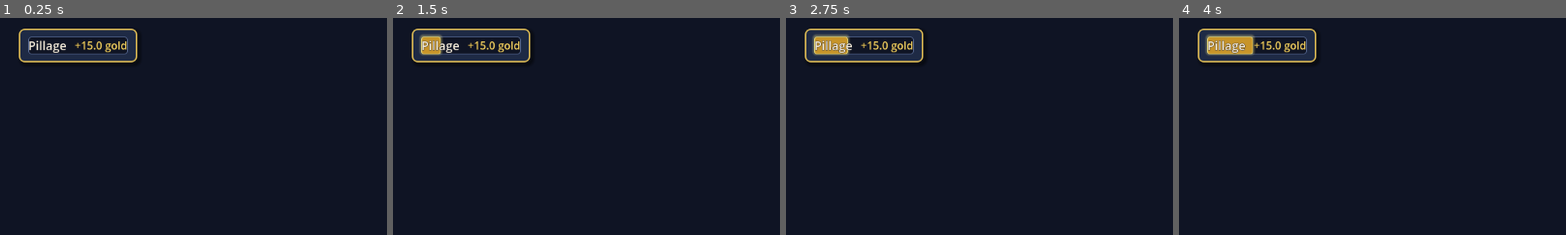
Above: before the commit, frames 1-4 (left to right).
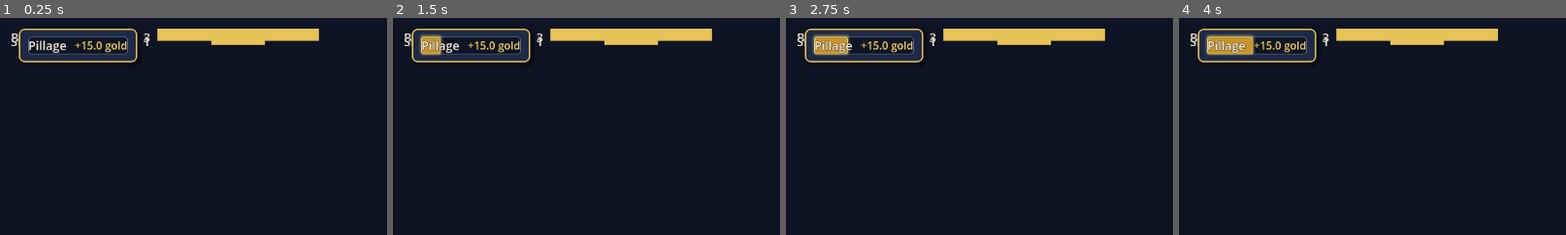
Above: after the commit, the same moments.

Repository: drahosh/join-my-horde
Game: Godot game, scene res://Ui/main.tscn
The game is run twice, just before and just after one commit, with the same random seed, the same clock (stepped at 60 frames per second) and the same inputs.
Inputs (mouse positions are % of the whole screen's width and height, from its top left):
- Up to frame 1 (0.25 s): no input
- Up to frame 2 (1.5 s): tap Enter at 0.5 s; move the mouse to (72, 45) at 0.52 s; click (72, 45) at 0.67 s; tap Space at 1.25 s; move the mouse to (30, 55) at 1.27 s; click (30, 55) at 1.42 s
- Up to frame 3 (2.75 s): tap Enter at 2 s; move the mouse to (60, 28) at 2.02 s; click (60, 28) at 2.17 s
- Up to frame 4 (4 s): move the mouse to (45, 70) at 2.77 s; click (45, 70) at 2.92 s; tap Space at 3.5 s; move the mouse to (80, 65) at 3.52 s; click (80, 65) at 3.67 s
The pictures show only the part of the screen within x 0-50%, y 0-50%; the shares and areas given below are measured in that part.

The runs differ from the first frame. In frame 1, 2.8% of the frame differs, in the area x 2-83%, y 4-13%; in frame 2, 2.8%; in frame 3, 2.8%; in frame 4, 2.8%.

Commit message:
local unuploaded data
adding old wip

Diff:
--- a/Data/hun_pyramid.gd
+++ b/Data/hun_pyramid.gd
@@ -20,6 +20,18 @@
 	if rank < 0 or rank >= _counts.size():
 		return 0
 	return _counts[rank]
+
+
+func rank_count() -> int:
+	return _counts.size()
+
+
+func max_count() -> int:
+	var m := 0
+	for c in _counts:
+		if c > m:
+			m = c
+	return m
 
 
 func total_huns() -> int:
--- /dev/null
+++ b/Ui/Huns/hun_pyramid_view.gd
@@ -0,0 +1,40 @@
+extends VBoxContainer
+
+const _RowScene: PackedScene = preload("res://Ui/Huns/hun_rank_row.tscn")
+
+@export var show_zero_ranks: bool = false
+
+var _rows: Array[Control] = []
+var _last_rank_count: int = -1
+
+
+func _ready() -> void:
+	_rebuild()
+
+
+func _process(_delta: float) -> void:
+	if Resources.huns.rank_count() != _last_rank_count:
+		_rebuild()
+	_update_rows()
+
+
+func _rebuild() -> void:
+	for c in get_children():
+		c.free()
+	_rows.clear()
+	_last_rank_count = Resources.huns.rank_count()
+
+	# Always show at least rank 0 row if we have no ranks yet.
+	var rank_count := maxi(1, _last_rank_count)
+	for rank in range(rank_count):
+		var row: Control = _RowScene.instantiate()
+		add_child(row)
+		_rows.append(row)
+
+
+func _update_rows() -> void:
+	var max_pop := maxi(1, Resources.huns.max_count())
+	for rank in range(_rows.size()):
+		var value := Resources.huns.count_at(rank)
+		_rows[rank].visible = show_zero_ranks or value > 0 or rank == 0
+		_rows[rank].set_data(rank, value, max_pop)
--- /dev/null
+++ b/Ui/Huns/hun_pyramid_view.tscn
@@ -0,0 +1,9 @@
+[gd_scene load_steps=2 format=3 uid="uid://c6h1pyrview"]
+
+[ext_resource type="Script" path="res://Ui/Huns/hun_pyramid_view.gd" id="1_script"]
+
+[node name="HunPyramidView" type="VBoxContainer"]
+layout_mode = 2
+size_flags_horizontal = 3
+theme_override_constants/separation = 6
+script = ExtResource("1_script")
--- /dev/null
+++ b/Ui/Huns/hun_rank_row.gd
@@ -0,0 +1,46 @@
+extends Control
+
+@onready var _tier: Label = $HBox/Tier
+@onready var _count: Label = $HBox/Count
+@onready var _bar_area: Control = $HBox/BarArea
+@onready var _bar: ColorRect = $HBox/BarArea/Bar
+
+var _rank: int = 0
+var _value: int = 0
+var _max_value: int = 1
+
+
+func set_data(rank: int, value: int, max_value: int) -> void:
+	_rank = rank
+	_value = value
+	_max_value = maxi(1, max_value)
+	_tier.text = _rank_badge(rank)
+	_count.text = str(value)
+	_update_bar()
+
+
+func _process(_delta: float) -> void:
+	_update_bar()
+
+
+func _update_bar() -> void:
+	var area_w := _bar_area.size.x
+	if area_w <= 0.0:
+		return
+	var fraction := float(_value) / float(_max_value)
+	var w := area_w * clampf(fraction, 0.0, 1.0)
+	_bar.position.x = (area_w - w) * 0.5
+	_bar.size.x = w
+
+
+func _rank_badge(rank: int) -> String:
+	# MLM-ish “tier” names. Keep as text until you have real textures.
+	match rank:
+		0: return "Bronze"
+		1: return "Silver"
+		2: return "Gold"
+		3: return "Platinum"
+		4: return "Diamond ◆"
+		5: return "Double Diamond ◆◆"
+		6: return "Triple Diamond ◆◆◆"
+		_: return "Elite ◆×%d" % (rank - 3)
--- /dev/null
+++ b/Ui/Huns/hun_rank_row.tscn
@@ -0,0 +1,35 @@
+[gd_scene load_steps=2 format=3 uid="uid://d4m7v4y1hunsrow"]
+
+[ext_resource type="Script" path="res://Ui/Huns/hun_rank_row.gd" id="1_script"]
+
+[node name="HunRankRow" type="Control"]
+layout_mode = 2
+size_flags_horizontal = 3
+script = ExtResource("1_script")
+
+[node name="HBox" type="HBoxContainer" parent="."]
+layout_mode = 2
+size_flags_horizontal = 3
+theme_override_constants/separation = 10
+
+[node name="Tier" type="Label" parent="HBox"]
+layout_mode = 2
+size_flags_horizontal = 0
+custom_minimum_size = Vector2(150, 0)
+text = "Bronze"
+
+[node name="Count" type="Label" parent="HBox"]
+layout_mode = 2
+horizontal_alignment = 2
+custom_minimum_size = Vector2(48, 0)
+text = "0"
+
+[node name="BarArea" type="Control" parent="HBox"]
+layout_mode = 2
+size_flags_horizontal = 3
+custom_minimum_size = Vector2(240, 18)
+
+[node name="Bar" type="ColorRect" parent="HBox/BarArea"]
+layout_mode = 0
+size = Vector2(120, 18)
+color = Color(0.902, 0.761, 0.341, 1)
--- a/Ui/main.tscn
+++ b/Ui/main.tscn
@@ -2,6 +2,7 @@
 
 [ext_resource type="PackedScene" uid="uid://dt4tblb7kylkk" path="res://Ui/Actions/Action.tscn" id="1_action"]
 [ext_resource type="Script" path="res://Data/pillage.gd" id="2_pillage"]
+[ext_resource type="PackedScene" uid="uid://c6h1pyrview" path="res://Ui/Huns/hun_pyramid_view.tscn" id="3_huns_view"]
 
 [sub_resource type="Resource" id="Resource_pillage"]
 script = ExtResource("2_pillage")
@@ -42,6 +43,9 @@
 [node name="Stats" type="VBoxContainer" parent="VBoxContainer/HBoxContainer" unique_id=439711546]
 layout_mode = 2
 
+[node name="Huns" parent="VBoxContainer/HBoxContainer/Stats" instance=ExtResource("3_huns_view")]
+layout_mode = 2
+
 [node name="VBoxContainer" type="VBoxContainer" parent="VBoxContainer/HBoxContainer" unique_id=335308732]
 layout_mode = 2
 
Not shown, added: Ui/Huns/hun_pyramid_view.gd.uid
Not shown, added: Ui/Huns/hun_rank_row.gd.uid
